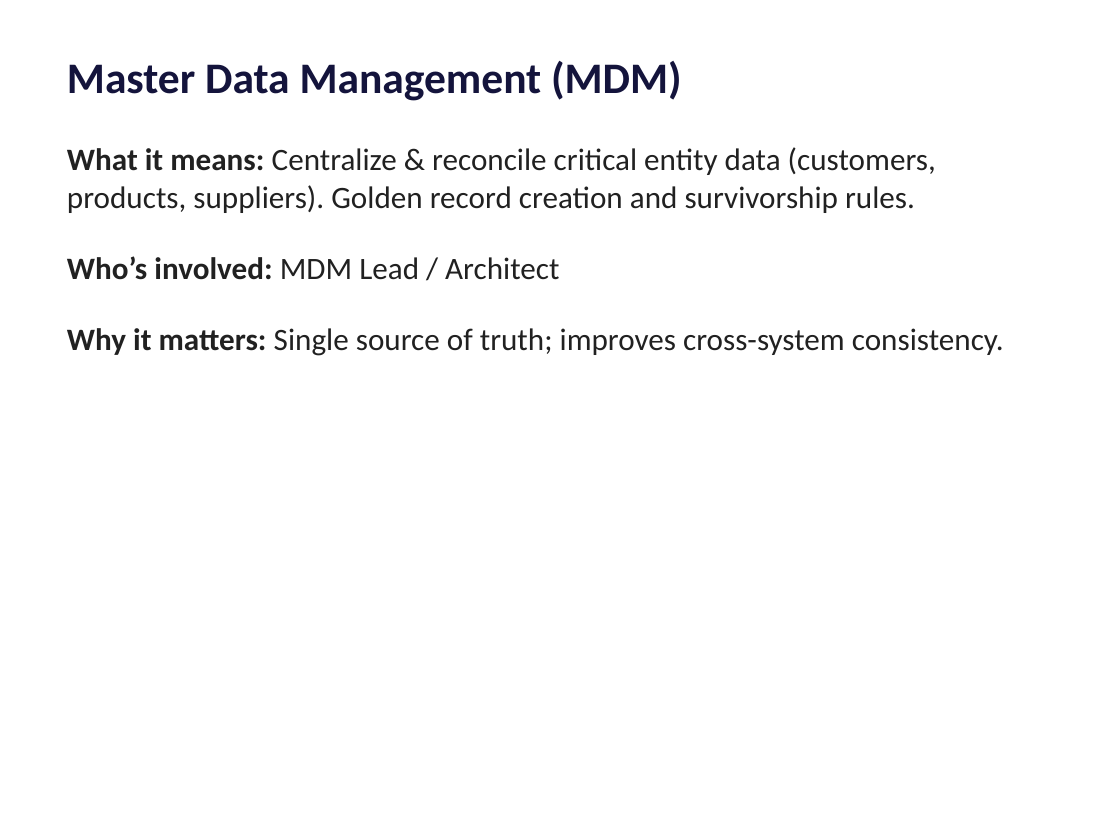
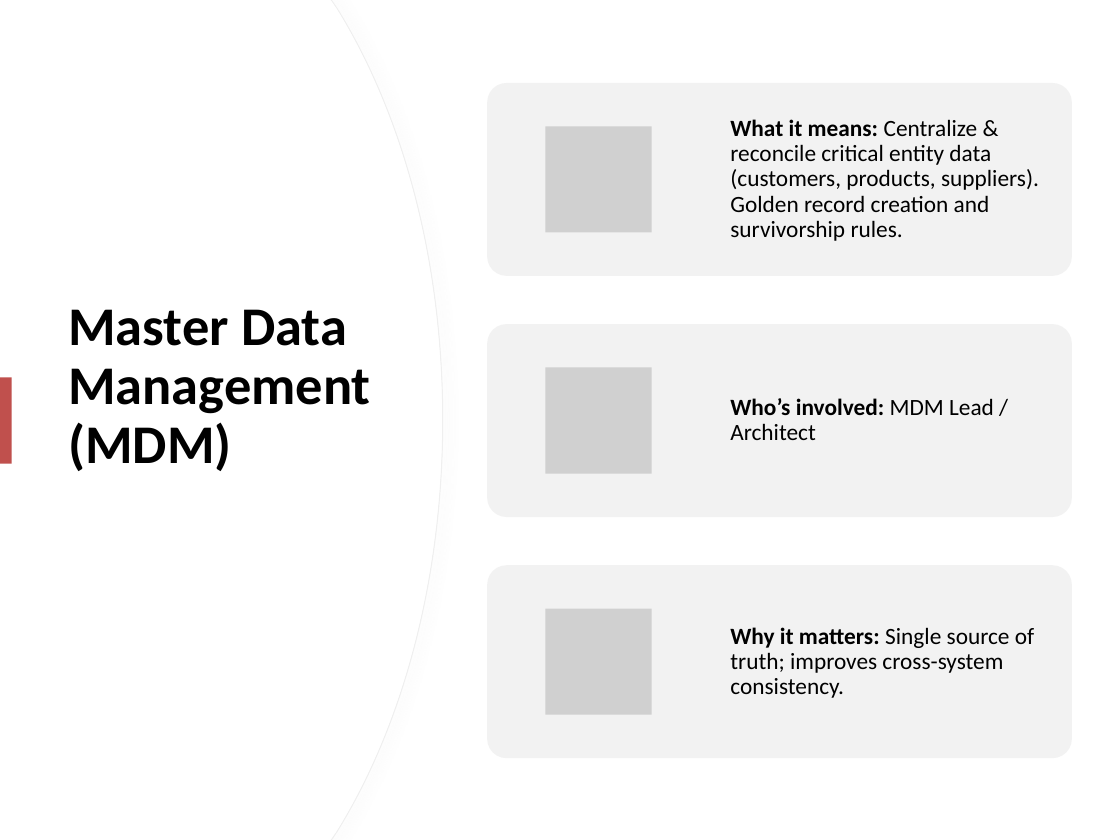
Before and after one commit to mokhayesh/aldin-accelerators, a slide deck: slide 8 of docs/_assets/data-governance-deck.pptx. Drawn at 1120x840 pixels with LibreOffice and Linux fonts; fonts in the diff are those of the drawing; grey boxes stand for pictures. Boxes give left, top, right and bottom in pixels: in the first picture for what was removed or moved away, otherwise in the second. Text is boxed around its words. In the diff, an @@ line names an element or a change of style, - is before the commit and + after.

```diff
--- a/docs/_assets/data-governance-deck.pptx
+++ b/docs/_assets/data-governance-deck.pptx
@@ freeform shape added at (0,0,442,840), fill #FFFFFF, outline #EFEFEF 0.75 pt @@
@@ freeform shape added at (0,0,442,840), fill #FFFFFF @@
@@ text "What it means: Centralize & ...": place and size @@
-text "What it means: Centralize & ..." at (67,147,1004,356)
+text "What it means: Centralize & ..." at (730,119,1039,241)
@@ text "What it means: Centralize & ..." at (730,119,1039,241): size 20 to 15 pt, text colour #212121 to #000000; line spacing 1 to 0.9; more space between paragraphs; vertical alignment top to middle @@
@@ title "Master Data Management (MDM)": place and size @@
-title "Master Data Management (MDM)" at (67,61,682,101)
+title "Master Data Management (MDM)" at (68,309,370,471)
@@ title "Master Data Management (MDM)" at (68,309,370,471): size 28 to 35 pt, text colour #14143C to #000000; line spacing 1 to 0.9; vertical alignment top to middle @@
@@ text at (67,256,1004,356): paragraphs removed @@
-Who’s involved: MDM Lead / Architect
-Why it matters: Single source of truth; improves cross-system consistency.
@@ rectangle added at (0,377,11,464), fill #C0504D @@
@@ group added at (487,83,1072,758): 3 rounded rectangles, 3 pictures, 2 texts @@
+Who’s involved: MDM Lead / Architect
+Why it matters: Single source of truth; improves cross-system consistency.
```
Also in this commit, not shown: 10 other slides changed, 1 other file.
